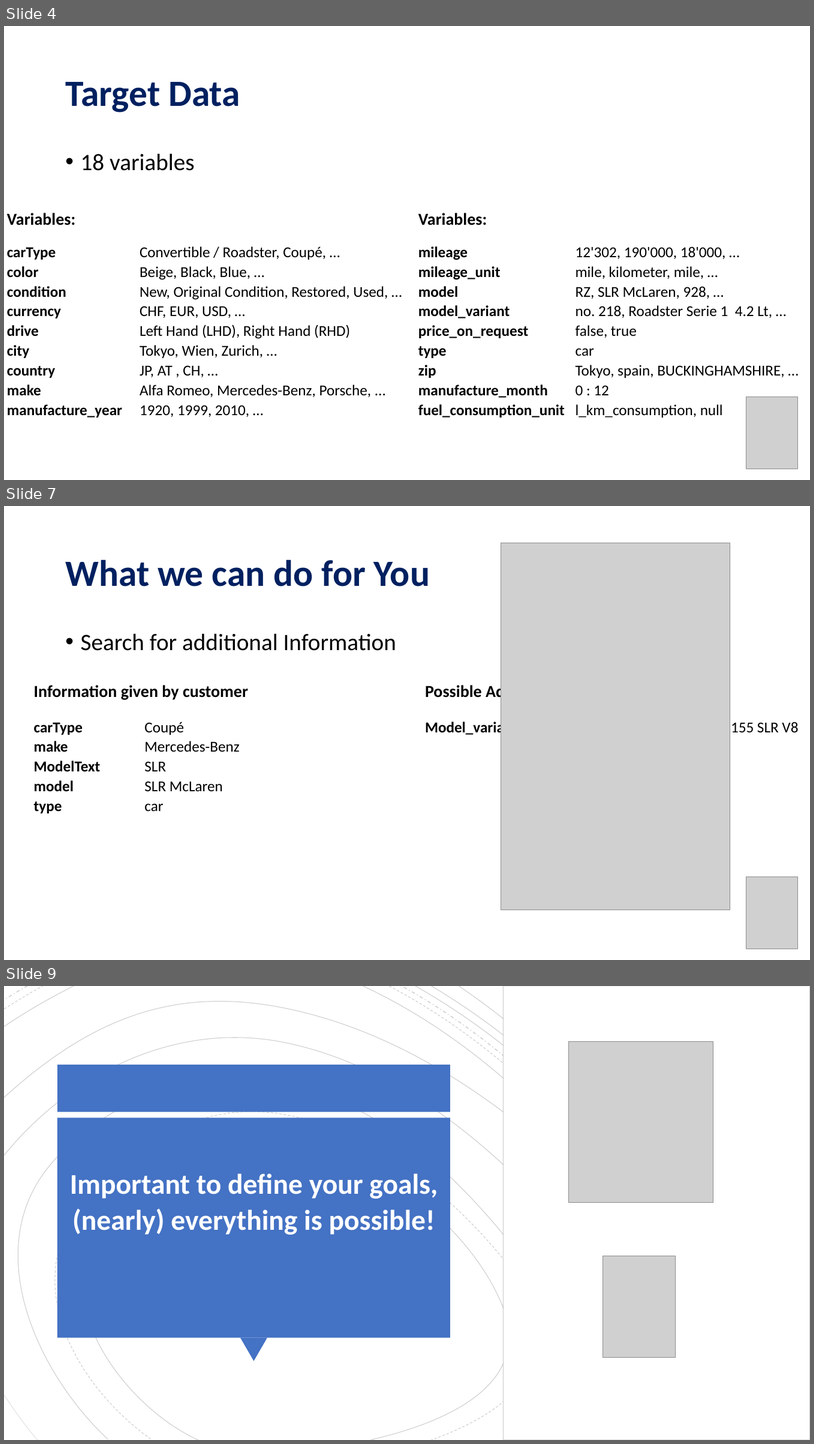
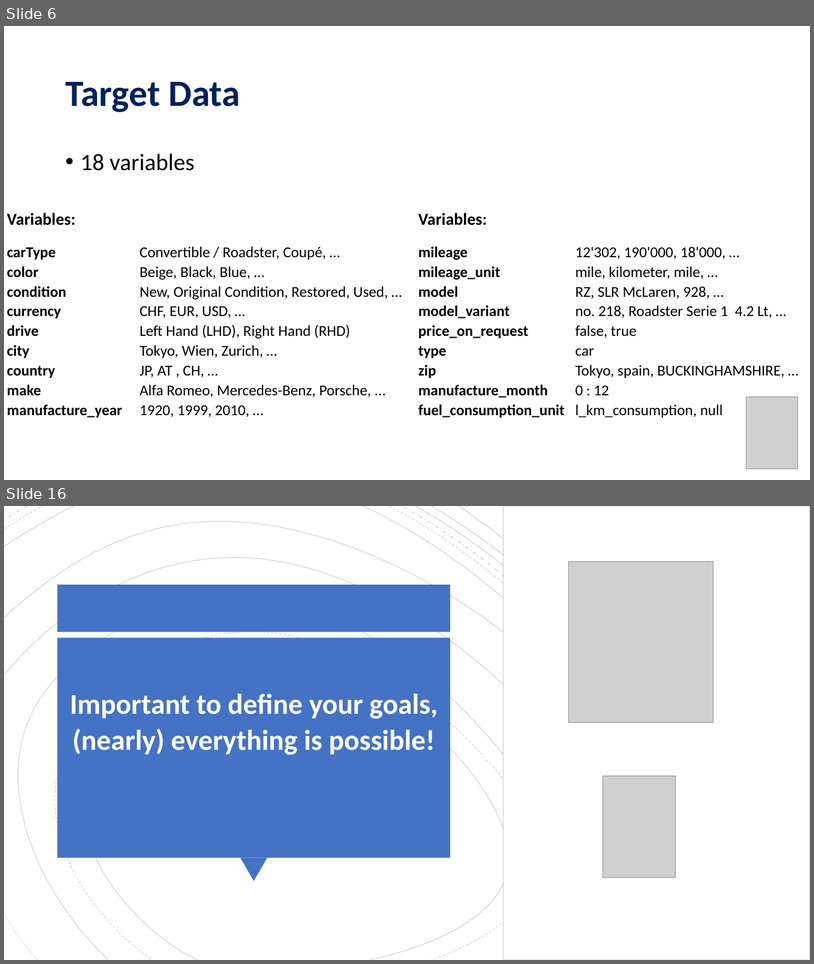
Before and after one commit to MauroSchlaepfer/Onedot, a slide deck: Onedot_Presentation.pptx. Shown one above the other, each under a label of ours: slides 4, 7 and 9 before the commit, slides 6 and 16 after it; the slides between them are not shown. The pictures are 814x1444 and 814x964 pixels, drawn with LibreOffice and Linux fonts; fonts in the diff are those of the drawing; grey boxes stand for pictures. Boxes give left, top, right and bottom in pixels: in the first picture for what was removed or moved away, otherwise in the second. Text is boxed around its words. In the diff, an @@ line names an element or a change of style, - is before the commit and + after.

```diff
--- a/Onedot_Presentation.pptx
+++ b/Onedot_Presentation.pptx
@@ slide 7 removed at bbox=[4, 506, 810, 960], background #FFFFFF @@
@@ title removed at bbox=[65, 559, 430, 586] @@
-What we can do for You
@@ picture removed at bbox=[501, 543, 731, 910] @@
@@ text removed at bbox=[81, 633, 396, 651] @@
-• Search for additional Information
@@ table removed at bbox=[21, 668, 419, 828], 9 rows, 4 columns @@
- |  |  | 
- | Information given by customer |  | 
- |  |  | 
- | carType | Coupé | 
- | make | Mercedes-Benz | 
- | ModelText | SLR | 
- | model | SLR McLaren | 
- | type | car | 
- |  |  | 
@@ table removed at bbox=[413, 668, 810, 927], 14 rows, 4 columns @@
- |  |  | 
- | Possible Additional Information: |  | 
- |  |  | 
- | Model_variant | 5.4 L (5,439 cc) supercharged M155 SLR V8 | 
- |  |  | 
- |  |  | 
- |  |  | 
- |  |  | 
- |  |  | 
- |  |  | 
- |  |  | 
- |  |  | 
- |  |  | 
- |  |  | 
@@ picture removed at bbox=[747, 877, 799, 949] @@
@@ what was slide 4 is now slide 6 @@
@@ what was slide 9 is now slide 16 @@
```
Also in this commit, not shown: 4 slides changed, 8 slides added.
